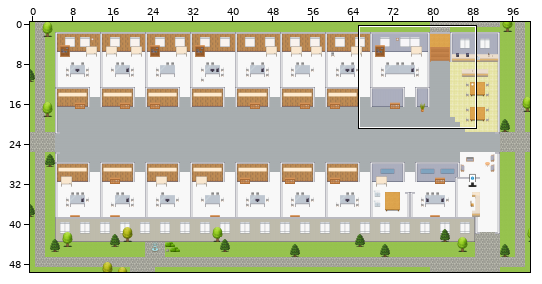
Two states of a Tiled map (JSON), maps/Enterprise-Data-Analytics-Platform.tmj. The first picture is a wide view before the edit; the outline marks the close-up.
Close-up. Before the edit:
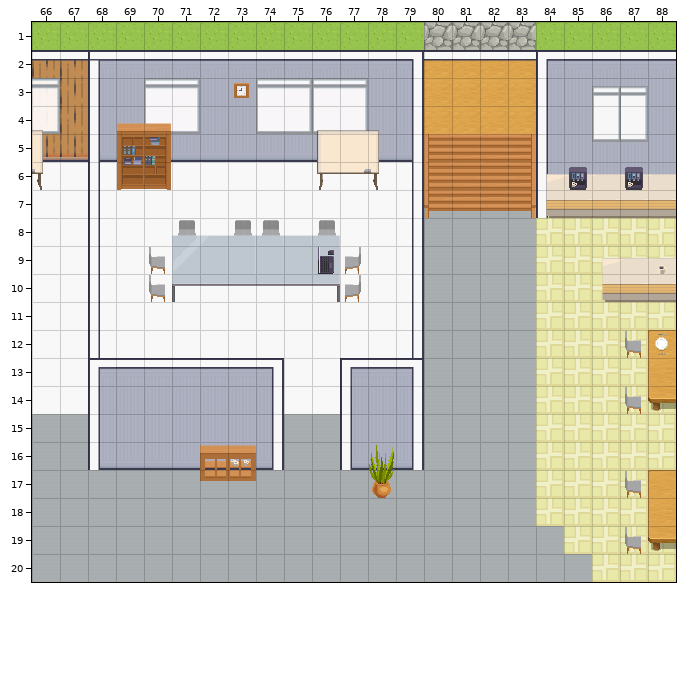
Cells are 32x32 px. Shown: x 66..88, y 1..20. The commit also changed other parts of the map, which this record leaves out.
Now the later version:
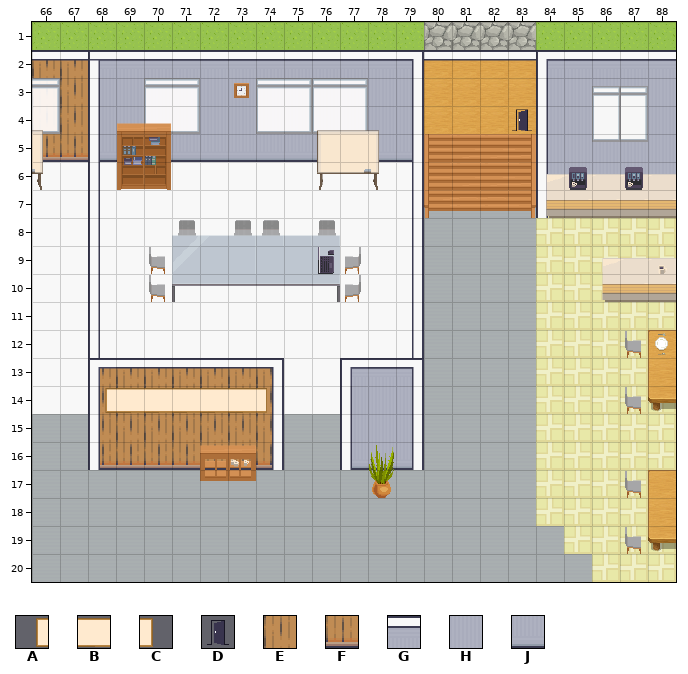
Key: from "Decoration": A 49, B 50, C 51; from "User_Zones": D 65; from "room2": E 192, F 205, G 290, H 294, J 307.
_ is an empty cell.
What changed:
{"where": "layer \"back wall\""}
{"y":13,"x":68,"old":"GGGGGGG","new":"EEEEEEE"}
{"y":14,"x":68,"old":"HHHHHHH","new":"EEEEEEE"}
{"y":15,"x":68,"old":"HHHHHHH","new":"EEEEEEE"}
{"y":16,"x":68,"old":"JJJJJJJ","new":"FFFFFFF"}
{"where": "layer \"decor\""}
{"y":14,"x":68,"old":"_______","new":"ABBBBBC"}
{"where": "layer \"zones\""}
{"y":4,"x":83,"old":"_","new":"D"}
